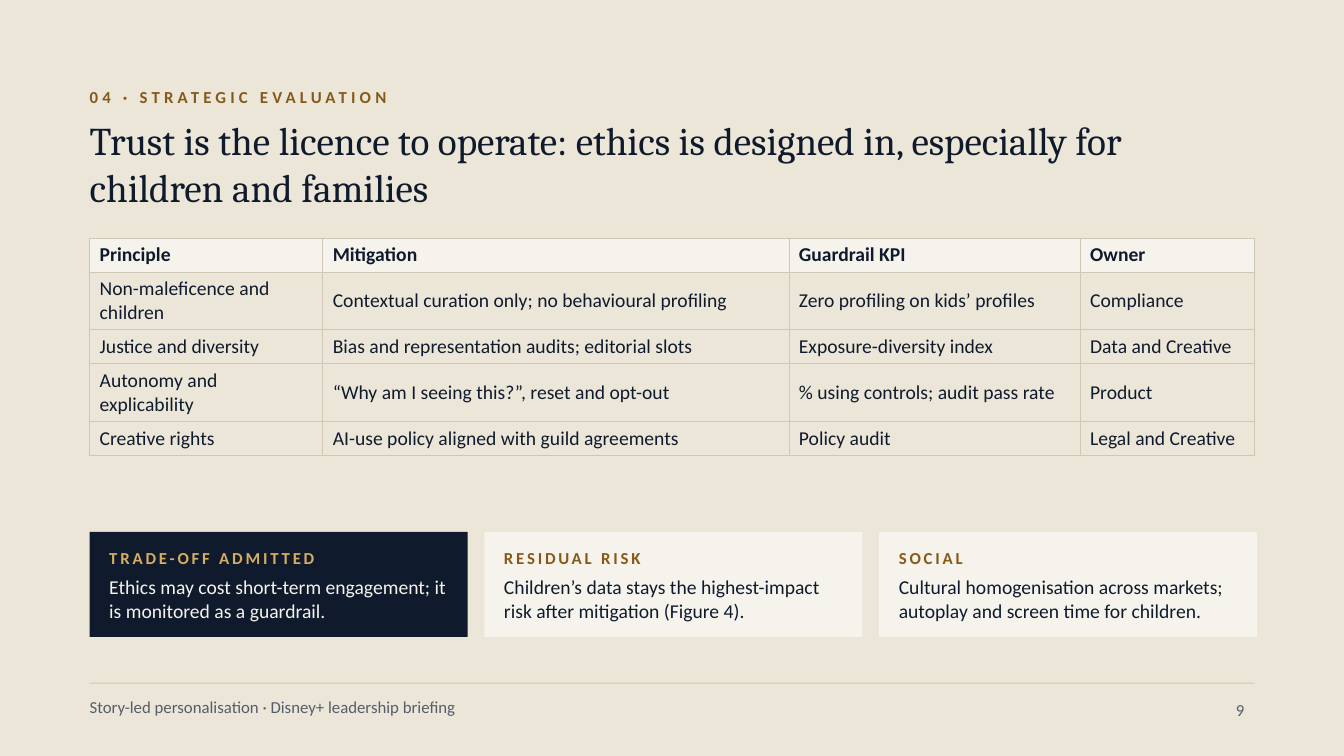
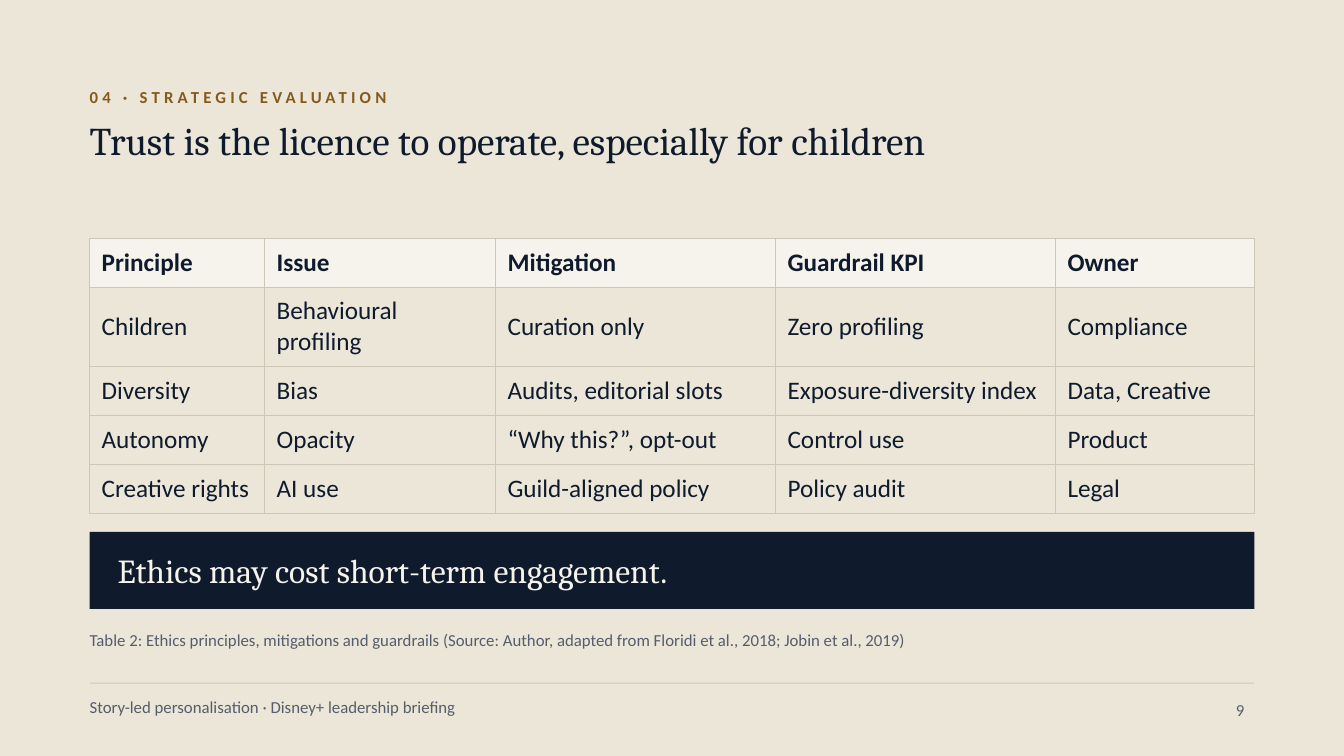
Before and after one commit to karanrg22-svg/skill, a slide deck: slide 9 of output/A_Corporate_Editorial.pptx. Drawn at 1344x756 pixels with LibreOffice and Linux fonts; fonts in the diff are those of the drawing. Boxes give left, top, right and bottom in pixels: in the first picture for what was removed or moved away, otherwise in the second. Text is boxed around its words. In the diff, an @@ line names an element or a change of style, - is before the commit and + after.

```diff
--- a/output/A_Corporate_Editorial.pptx
+++ b/output/A_Corporate_Editorial.pptx
@@ text at bbox=[90, 127, 925, 164]: text changed @@
-Trust is the licence to operate: ethics is designed in, especially for children and families
+Trust is the licence to operate, especially for children
@@ table at bbox=[90, 238, 1255, 506] @@
-column 1: Principle | Non-maleficence and children | Justice and diversity | Autonomy and explicability | Creative rights
-column 2: Mitigation | Contextual curation only; no behavioural profiling | Bias and representation audits; editorial slots | “Why am I seeing this?”, reset and opt-out | AI-use policy aligned with guild agreements
-column 3: Guardrail KPI | Zero profiling on kids’ profiles | Exposure-diversity index | % using controls; audit pass rate | Policy audit
-column 4: Owner | Compliance | Data and Creative | Product | Legal and Creative
+column 1: Principle | Children | Diversity | Autonomy | Creative rights
+column 2: Issue | Behavioural profiling | Bias | Opacity | AI use
+column 3: Mitigation | Curation only | Audits, editorial slots | “Why this?”, opt-out | Guild-aligned policy
+column 4: Guardrail KPI | Zero profiling | Exposure-diversity index | Control use | Policy audit
+column 5: Owner | Compliance | Data, Creative | Product | Legal
@@ rectangle: place and size @@
-rectangle at bbox=[90, 532, 468, 637]
+rectangle at bbox=[90, 532, 1255, 609]
@@ text "Ethics may cost short-term engagement." at bbox=[118, 559, 668, 591]: vertical alignment top to middle @@
@@ rectangle removed at bbox=[485, 532, 863, 637] @@
@@ rectangle removed at bbox=[879, 532, 1257, 637] @@
@@ text removed at bbox=[109, 553, 314, 564] @@
-TRADE-OFF ADMITTED
@@ text at bbox=[118, 559, 668, 591]: text changed; size 14 to 24 pt; font Calibri to Cambria @@
-Ethics may cost short-term engagement; it is monitored as a guardrail.
+Ethics may cost short-term engagement.
@@ text removed at bbox=[504, 553, 640, 564] @@
-RESIDUAL RISK
@@ text removed at bbox=[899, 553, 963, 564] @@
-SOCIAL
@@ text removed at bbox=[504, 580, 819, 622] @@
-Children’s data stays the highest-impact risk after mitigation (Figure 4).
@@ text removed at bbox=[899, 580, 1222, 621] @@
-Cultural homogenisation across markets; autoplay and screen time for children.
@@ text added at bbox=[90, 634, 904, 649], 12 pt, text #555D6B @@
+Table 2: Ethics principles, mitigations and guardrails (Source: Author, adapted from Floridi et al., 2018; Jobin et al., 2019)
```
Also in this commit, not shown: 10 other slides changed, 1 other file.
